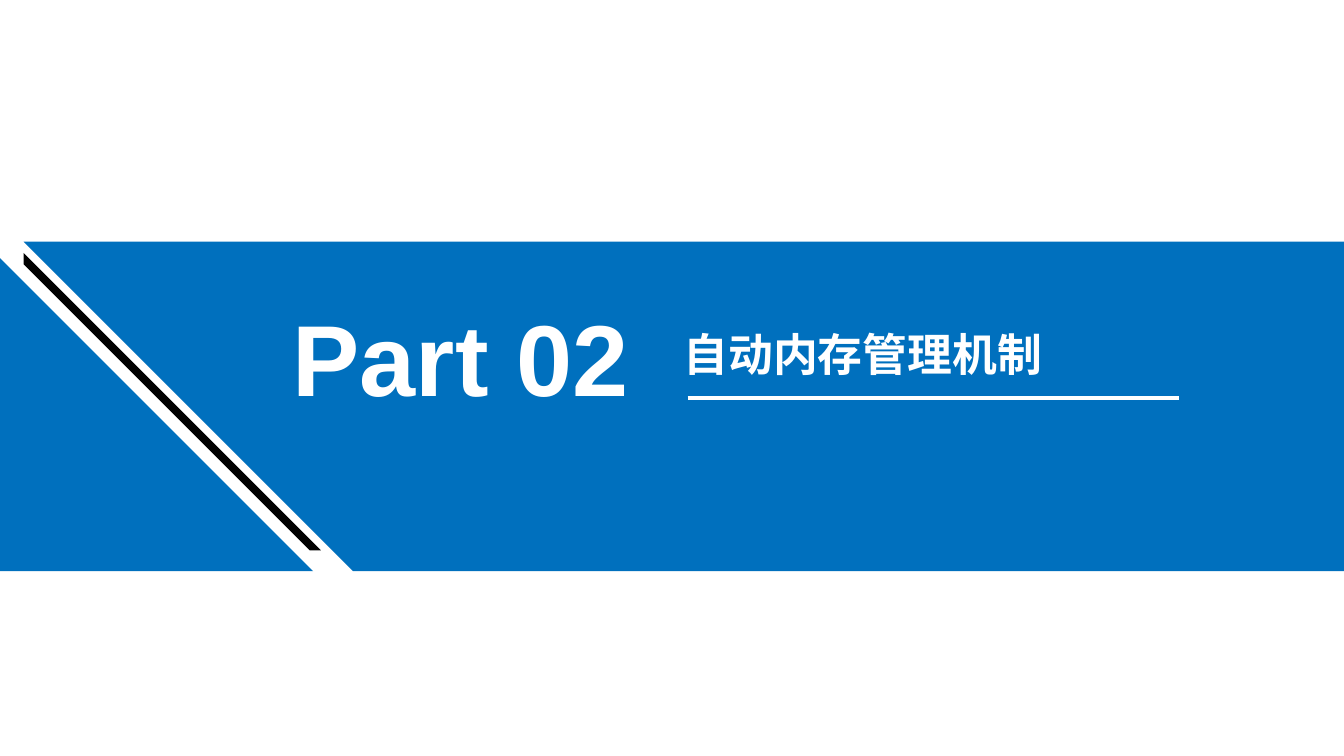
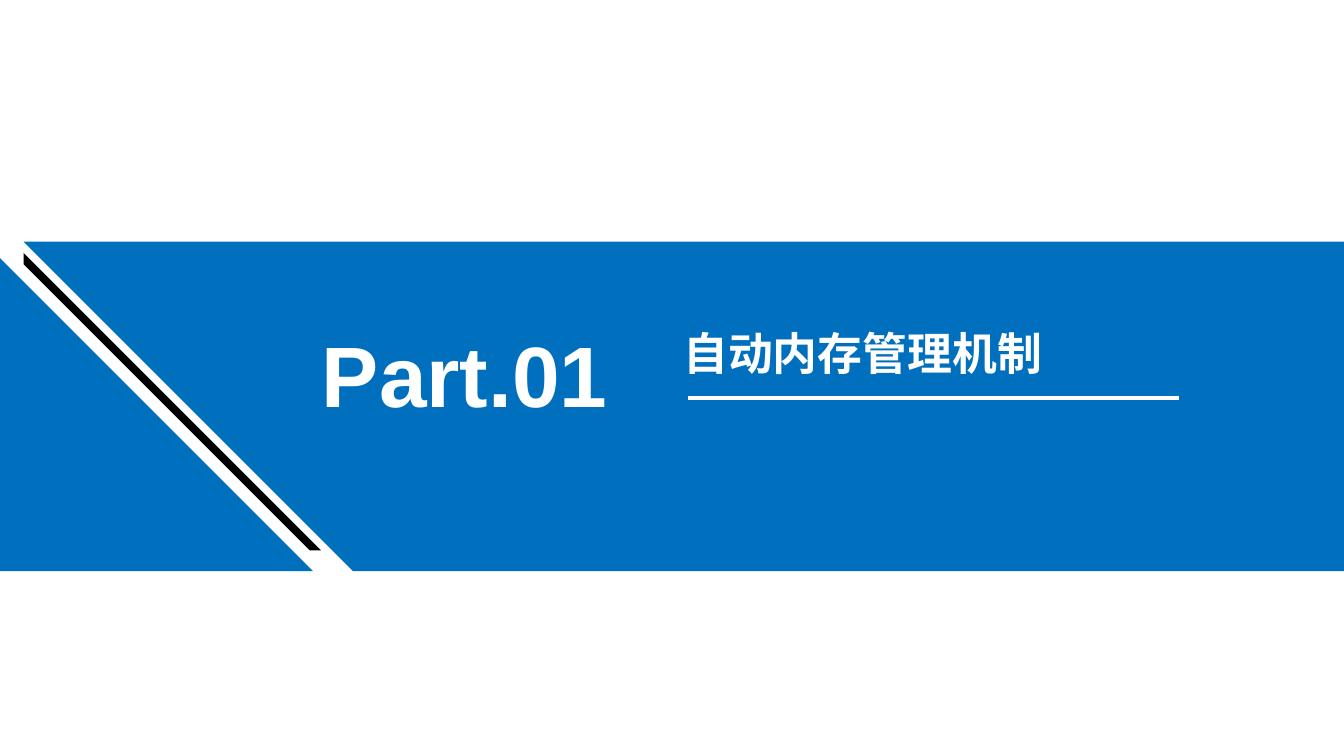
Before and after one commit to frinder6/my.doc, a slide deck: slide 2 of 深入理解Java虚拟机.pptx (slide 5 before the commit). Drawn at 1344x756 pixels with LibreOffice and Linux fonts; fonts in the diff are those of the drawing. Boxes give left, top, right and bottom in pixels: in the first picture for what was removed or moved away, otherwise in the second. Text is boxed around its words. In the diff, an @@ line names an element or a change of style, - is before the commit and + after.

```diff
--- a/深入理解Java虚拟机.pptx
+++ b/深入理解Java虚拟机.pptx
@@ text at <box>322,347,608,408</box>: text changed; size 72 to 61.2 pt @@
-Part 02
+Part.01
```
Also in this commit, not shown: 8 slides added, 7 slides removed, 1 other file.
